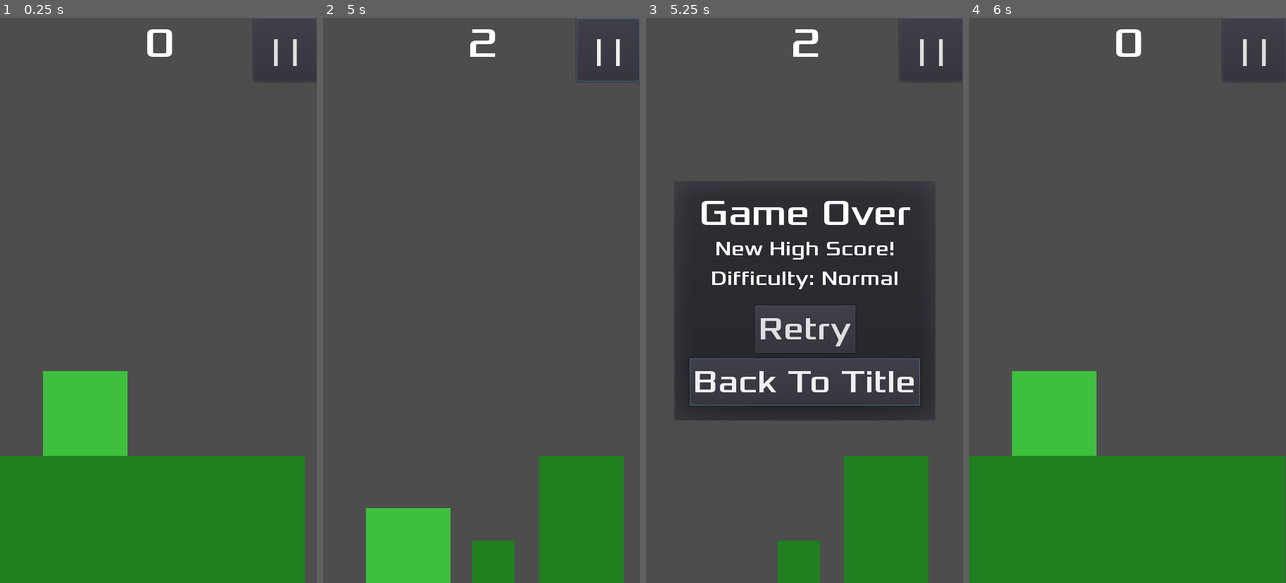
Above: before the commit, frames 1-4 (left to right).
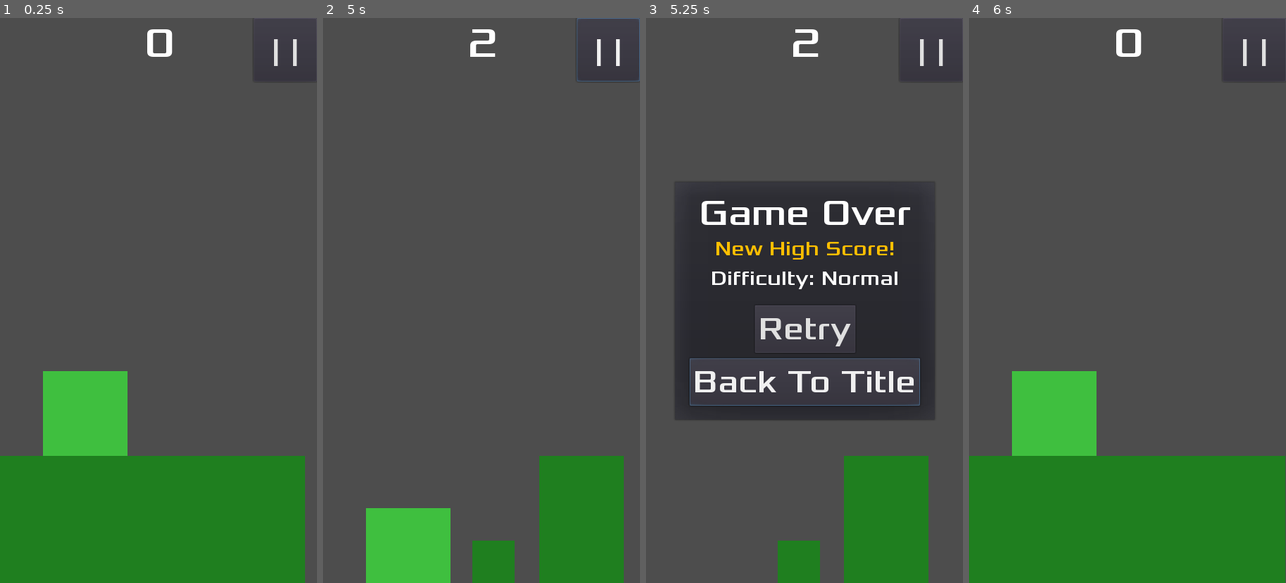
Above: after the commit, the same moments.

Repository: tomas7770/RunJump
Game: Godot game, scene res://scenes/Main/Main.tscn
Two runs of this game, one before a commit and one after it. Both use one fixed random seed, a clock stepped at 60 frames per second and the inputs below. This scene is started directly instead of the project's main scene.
Inputs (mouse positions are in pixels of both pictures, inside the frame that each line leads up to):
- Up to frame 1 (0.25 s): no input
- Up to frame 2 (5 s): click "| |" at 0.5 s; click "Continue" at 1.25 s; click "| |" at 2 s; click "Continue" at 2.75 s; click "| |" at 3.5 s; click "Continue" at 4.25 s
- Up to frame 3 (5.25 s): move the mouse to (874, 272) at 5.02 s; click (874, 272) at 5.17 s
- Up to frame 4 (6 s): click "Retry" at 5.75 s

Frames 1-2 are identical in both runs. In frame 3, 0.6% of the frame differs, in the area x 22-78%, y 39-43%; in frame 4, nothing differs.

Commit message:
Highlight new highscore in Game Over popup

Diff:
--- a/animations/HUD/GameOverInfoFade.tres
+++ b/animations/HUD/GameOverInfoFade.tres
@@ -13,7 +13,7 @@
 "times": PoolRealArray( 0, 0.2 ),
 "transitions": PoolRealArray( 1, 1 ),
 "update": 0,
-"values": [ Color( 1, 1, 1, 1 ), Color( 1, 1, 1, 0 ) ]
+"values": [ Color( 1, 0.74902, 0, 1 ), Color( 1, 0.74902, 0, 0 ) ]
 }
 tracks/1/type = "value"
 tracks/1/path = NodePath("NewScoreLabel:modulate")
@@ -25,5 +25,5 @@
 "times": PoolRealArray( 0, 0.2 ),
 "transitions": PoolRealArray( 1, 1 ),
 "update": 0,
-"values": [ Color( 1, 1, 1, 0 ), Color( 1, 1, 1, 1 ) ]
+"values": [ Color( 1, 0.74902, 0, 0 ), Color( 1, 0.74902, 0, 1 ) ]
 }
--- a/scenes/HUD/GameOver.gd
+++ b/scenes/HUD/GameOver.gd
@@ -5,6 +5,7 @@
 func on_new_highscore(old, new):
 	$HighScoreLabel.text = "New High Score!"
 	$NewScoreLabel.text = "("+str(old)+" -> "+str(new)+")"
+	$HighScoreLabel.modulate = Color(0xffbf00ff)
 	$InfoFadeTimer.start(2)
 
 func _on_InfoFadeTimer_timeout():
